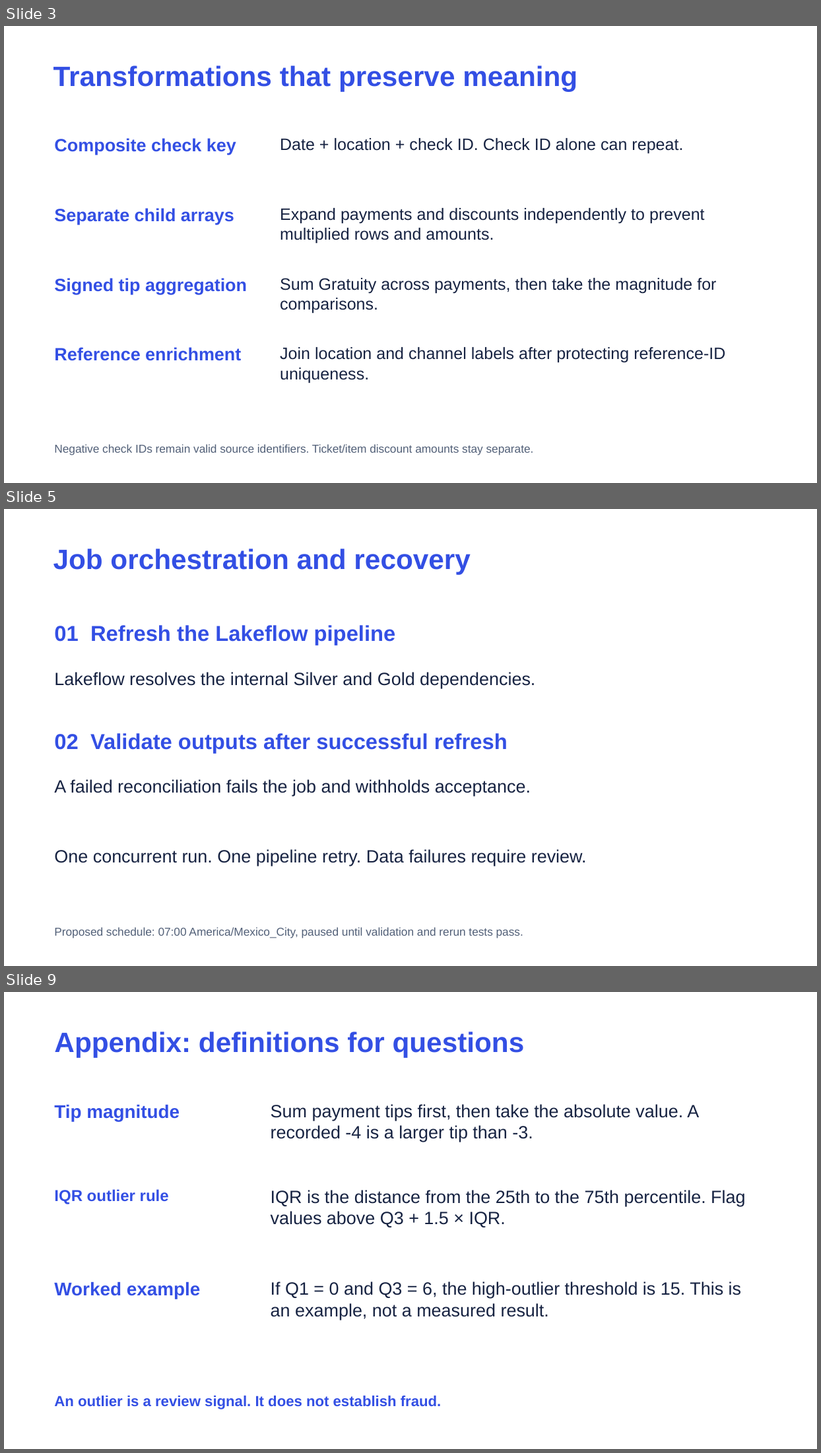
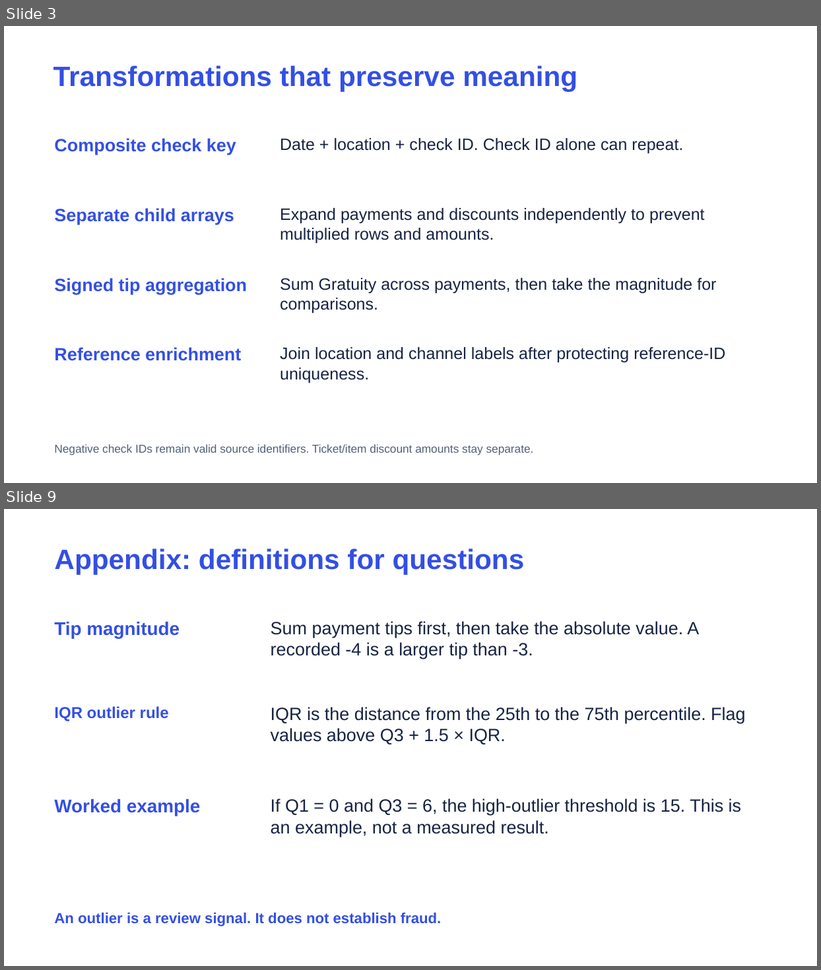
Before and after one commit to brunogcampa/sun-holdings-applebees-fraud-detection, a slide deck: src/transformations/gold/Applebees_Phase2_EN.pptx. Shown one above the other, each under a label of ours: slides 3, 5 and 9 before the commit, slides 3 and 9 after it; the slides between them are not shown. The pictures are 821x1453 and 821x970 pixels, drawn with LibreOffice and Linux fonts; fonts in the diff are those of the drawing. Boxes give left, top, right and bottom in pixels: in the first picture for what was removed or moved away, otherwise in the second. Text is boxed around its words. In the diff, an @@ line names an element or a change of style, - is before the commit and + after.

Commit message:
Record verified pipeline and first complete job run, update five-minute English presentation

```diff
--- a/src/transformations/gold/Applebees_Phase2_EN.pptx
+++ b/src/transformations/gold/Applebees_Phase2_EN.pptx
@@ slide 5 removed at (x1=4, y1=509, x2=817, y2=966), background #FFFFFF @@
@@ text removed at (x1=54, y1=549, x2=470, y2=574) @@
-Job orchestration and recovery
@@ text removed at (x1=54, y1=625, x2=396, y2=646) @@
-01 Refresh the Lakeflow pipeline
@@ text removed at (x1=54, y1=672, x2=535, y2=689) @@
-Lakeflow resolves the internal Silver and Gold dependencies.
@@ text removed at (x1=54, y1=733, x2=508, y2=754) @@
-02 Validate outputs after successful refresh
@@ text removed at (x1=54, y1=780, x2=531, y2=797) @@
-A failed reconciliation fails the job and withholds acceptance.
@@ text removed at (x1=54, y1=850, x2=587, y2=866) @@
-One concurrent run. One pipeline retry. Data failures require review.
@@ text removed at (x1=54, y1=927, x2=523, y2=939) @@
-Proposed schedule: 07:00 America/Mexico_City, paused until validation and rerun tests pass.
```
Also in this commit, not shown: 6 slides changed, 2 slides added, 1 other slide removed, 14 other files.
